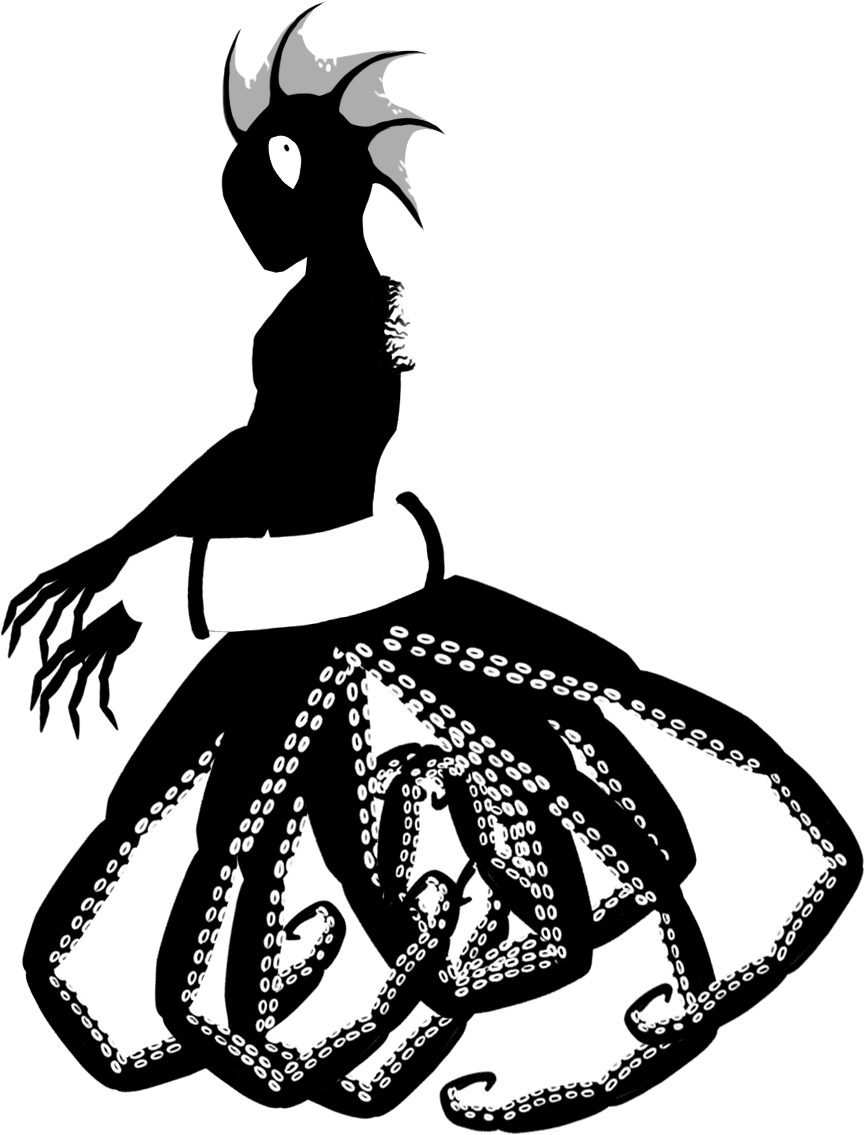
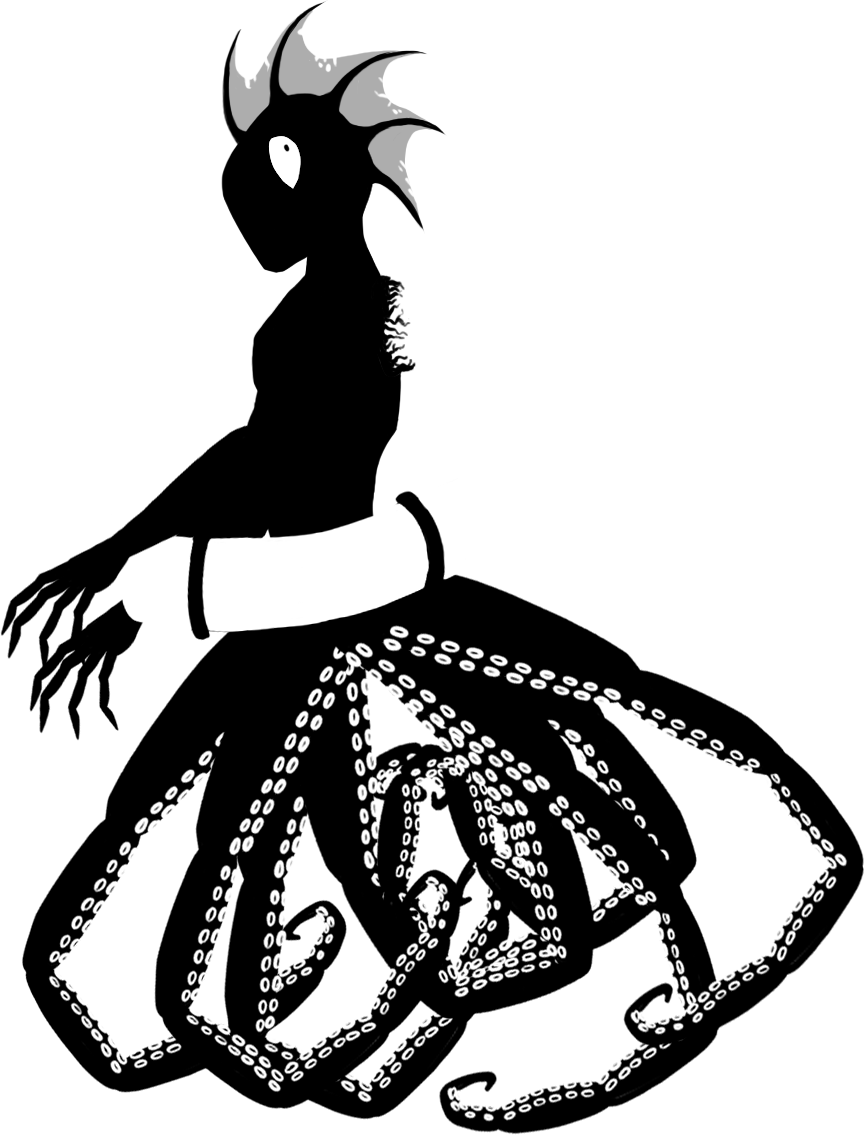
Revision of a layered 865×1135 image; what changed, layer by layer:
painted on "cabeza" over [268, 135, 302, 190]
